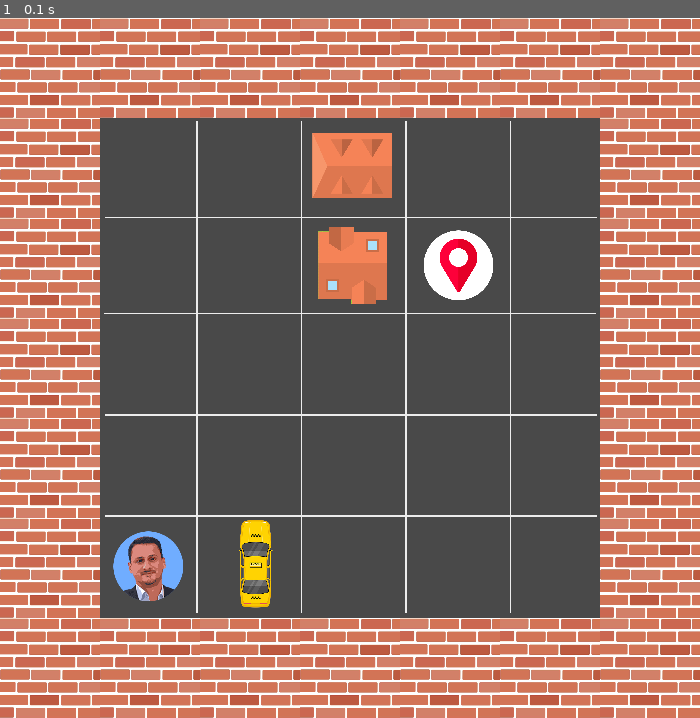
Above: before the commit, frame 1.
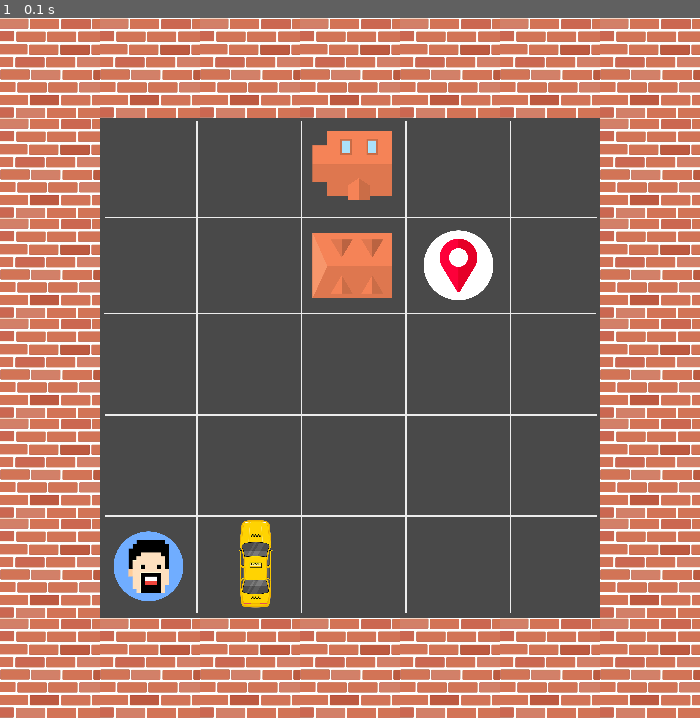
Above: after the commit, the same moment.

Repository: terlan98/Q-Learning-on-Taxi-Grid-Environment
Game: pygame game, started from GameController.py
Two runs of this game, one before a commit and one after it. Both use one fixed random seed, a clock stepped at 60 frames per second and the inputs below.
Inputs:
- Up to frame 1 (0.1 s): no input

The runs differ from the first frame. In frame 1, 1.2% of the frame differs, in the area x 16-56%, y 16-84%.

Commit message:
Random house problem solved

Diff:
--- a/GameGraphics.py
+++ b/GameGraphics.py
@@ -57,32 +57,14 @@
 # Define constants for the screen width and height
 SCREEN_WIDTH = 700
 SCREEN_HEIGHT = 700
+val = randint(1, 3)
 
-# Define a player object by extending pygame.sprite.Sprite
-# The surface drawn on the screen is now an attribute of 'player'
-class Player(pygame.sprite.Sprite):
-    def __init__(self):
-        super(Player, self).__init__()
-        self.surf = pygame.image.load("taxi_assets/taxiCar.png").convert_alpha()
-        self.surf = pygame.transform.scale(self.surf, (100, 100))
-        self.surf.set_colorkey((255, 255, 255), RLEACCEL)
-        self.rect = self.surf.get_rect()
-
-    # Move the sprite based on user keypresses
-    def update(self, pressed_keys):
-
-         # Keep player on the screen
-        if self.rect.left < 0:
-            self.rect.left = 0
-        if self.rect.right > SCREEN_WIDTH:
-            self.rect.right = SCREEN_WIDTH
-        if self.rect.top <= 0:
-            self.rect.top = 0
-        if self.rect.bottom >= SCREEN_HEIGHT:
-            self.rect.bottom = SCREEN_HEIGHT
 
 
 class GameGraphics:
+
+    houseList = ["taxi_assets/house1.png", "taxi_assets/house2.png", "taxi_assets/house3.png"]
+    houseCount = 0
 
     screen = None
     all_sprites = pygame.sprite.Group()  # used for rendering
@@ -122,6 +104,7 @@
         self.freezeScreen = True
         self.xPosition = 0
         self.yPosition = 0
+        self.houseCount = 0
         self.all_sprites.empty()
         self.addBackgroundSprite()
 
@@ -136,16 +119,11 @@
                         element.scale(100,100)
                         element.setPosition(self.xPosition, self.yPosition)
                     else:
-                        val = randint(1,3)
-                        if val == 1:
-                            element = MapElement("taxi_assets/house1.png")
-                        elif val == 2:
-                            element = MapElement("taxi_assets/house2.png")
-                        else:
-                            element = MapElement("taxi_assets/house3.png")
+                        assetPath = self.houseList[self.houseCount % len(self.houseList)]
+                        element = MapElement(assetPath)
                         element.scale(80,80)
                         element.setPosition(self.xPosition + 12, self.yPosition + 7)
-
+                        self.houseCount += 1
                     self.all_sprites.add(element)
 
 
@@ -156,7 +134,10 @@
                     self.all_sprites.add(element)
 
                 if mapArray[i][j] == "S" :
-                    element = MapElement("taxi_assets/samirMlm.png")
+                    if val == 1:
+                        element = MapElement("taxi_assets/samirMlm.png")
+                    else:
+                        element = MapElement("taxi_assets/customer.png")
                     element.setPosition(self.xPosition + 13, self.yPosition + 13)
                     element.scale(70,70)
                     self.all_sprites.add(element)
